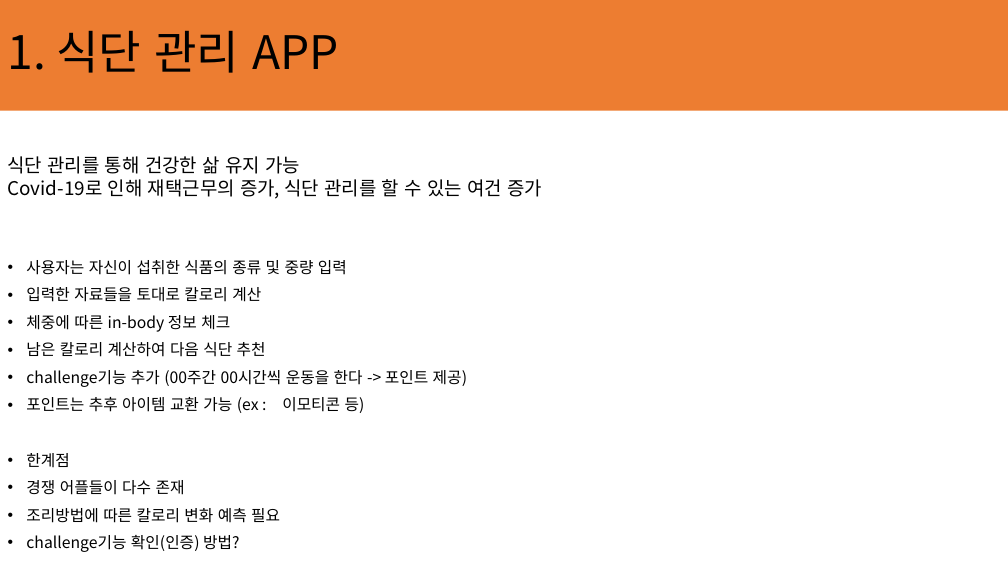
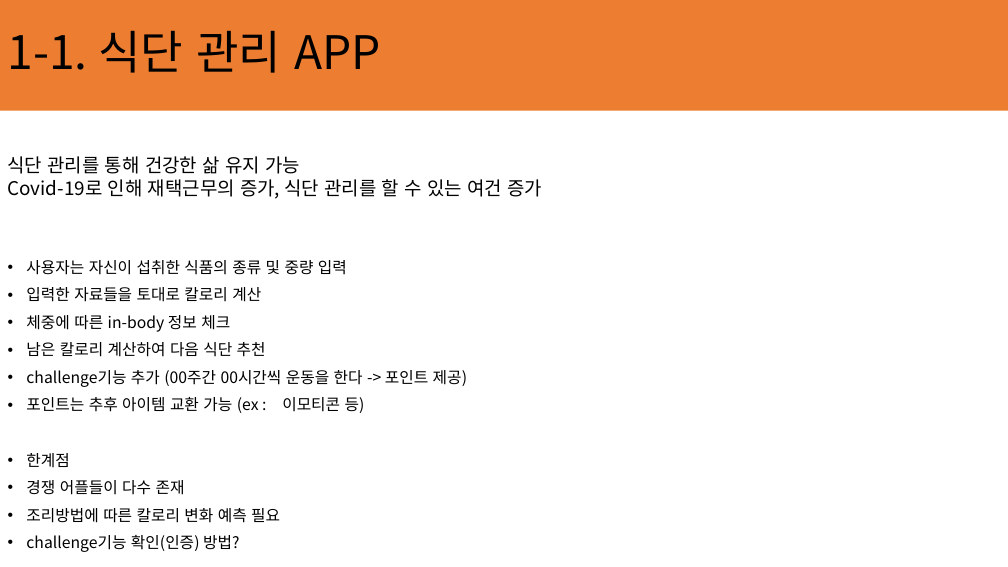
Before and after one commit to ChaeSung-Lee/DJ_InternShip, a slide deck: slide 5 of 2021_Summer/jp.hong/Project_BnC_jph.pptx. Drawn at 1008x567 pixels with LibreOffice and Linux fonts; fonts in the diff are those of the drawing. Boxes give left, top, right and bottom in pixels: in the first picture for what was removed or moved away, otherwise in the second. Text is boxed around its words. In the diff, an @@ line names an element or a change of style, - is before the commit and + after.

```diff
--- a/2021_Summer/jp.hong/Project_BnC_jph.pptx
+++ b/2021_Summer/jp.hong/Project_BnC_jph.pptx
@@ title at (x1=8, y1=30, x2=381, y2=73): text changed @@
-1. 식단 관리 APP
+1-1. 식단 관리 APP
```
Also in this commit, not shown: 11 other slides changed, 3 slides added, 1 slide removed.
